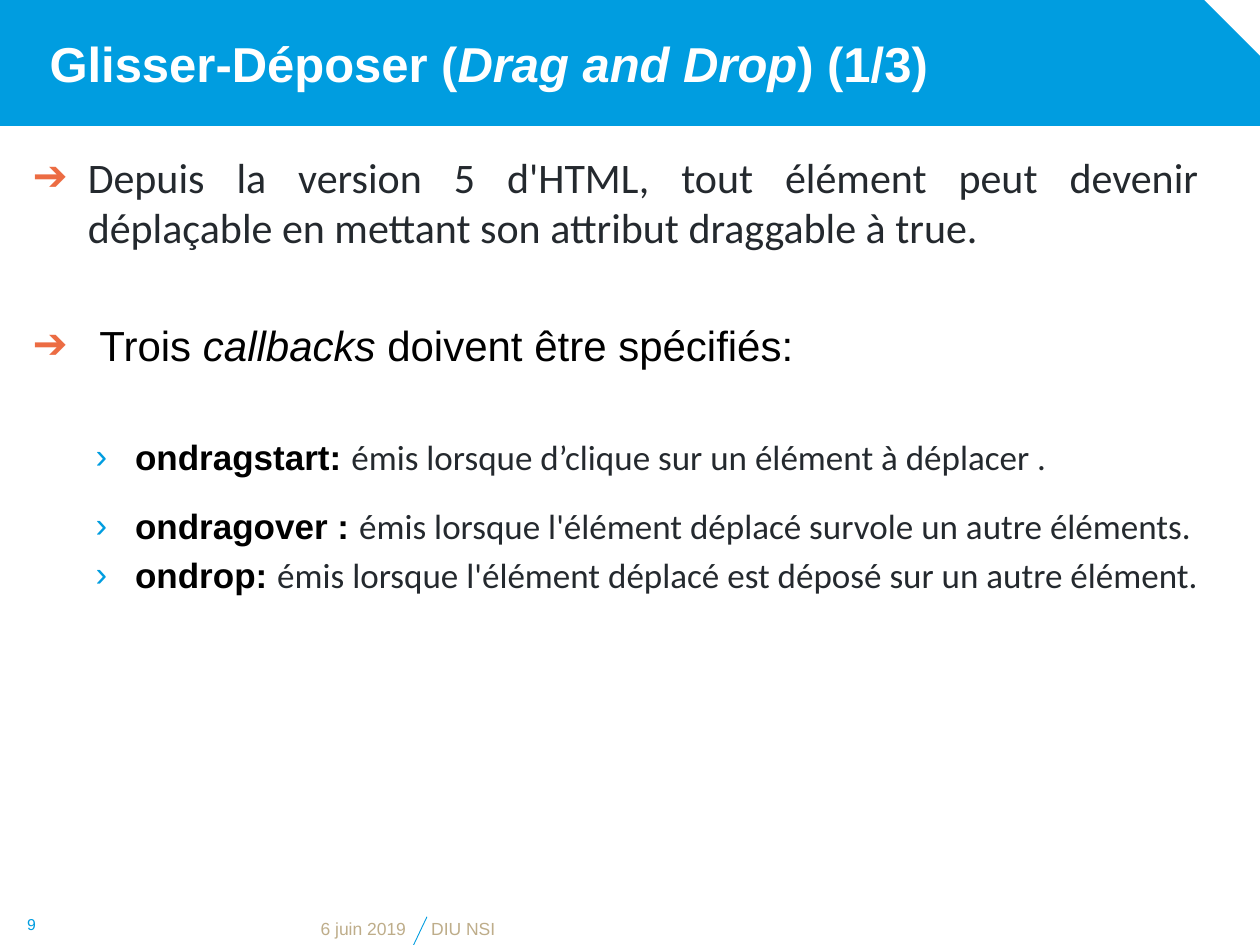
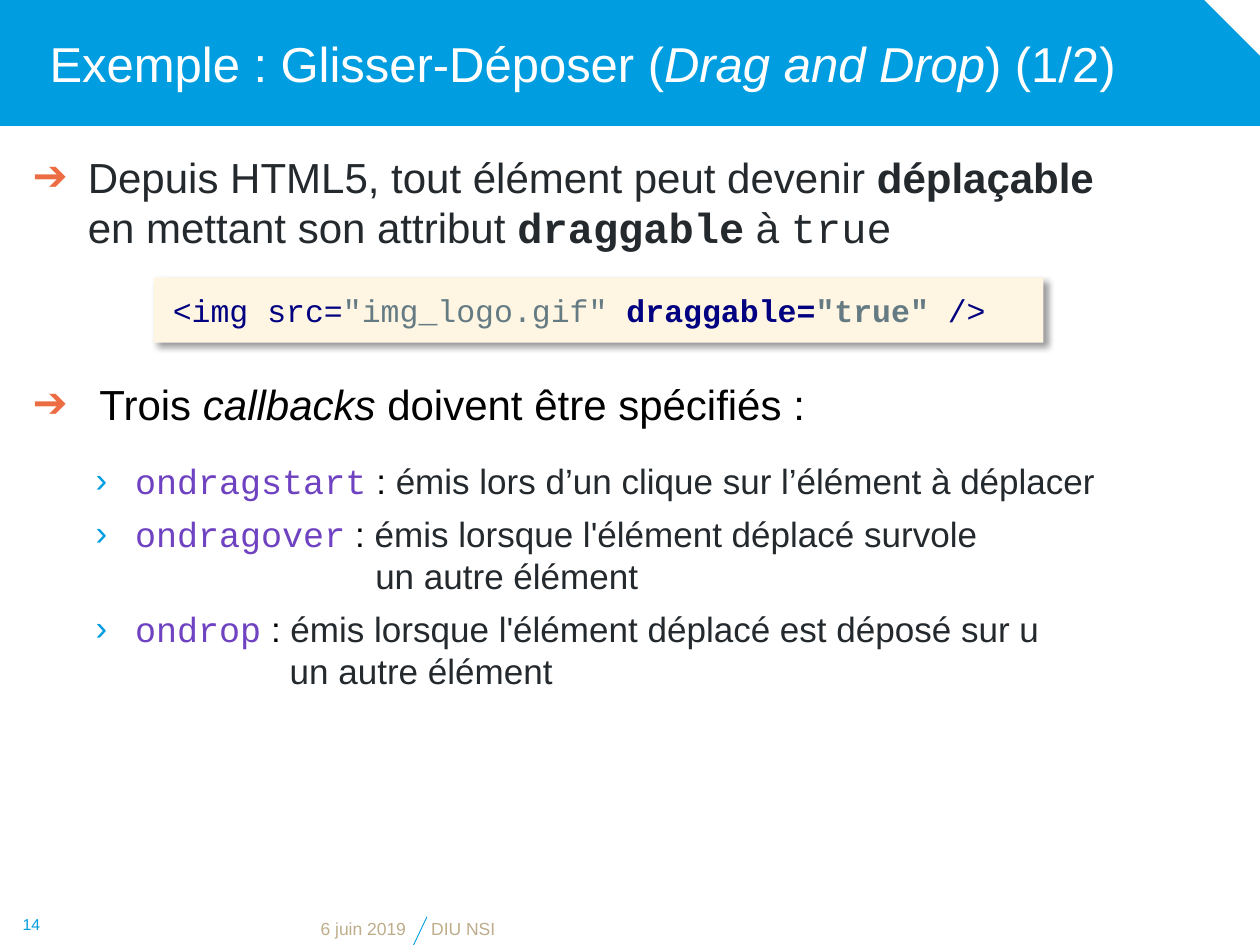
Before and after one commit to diu-uf-bordeaux/bloc1, a slide deck: slide 14 of web/4-JS/JavaScript.pptx (slide 9 before the commit). Drawn at 1260x945 pixels with LibreOffice and Linux fonts; fonts in the diff are those of the drawing; background and template pictures are left out. Boxes give left, top, right and bottom in pixels: in the first picture for what was removed or moved away, otherwise in the second. Text is boxed around its words. In the diff, an @@ line names an element or a change of style, - is before the commit and + after.

```diff
--- a/web/4-JS/JavaScript.pptx
+++ b/web/4-JS/JavaScript.pptx
@@ title at (x1=50, y1=46, x2=1116, y2=92): text changed; bold off @@
-Glisser-Déposer (Drag and Drop) (1/3)
+Exemple : Glisser-Déposer (Drag and Drop) (1/2)
@@ text at (x1=88, y1=162, x2=1094, y2=685): text changed; font Calibri to Arial @@
-➔ Depuis la version 5 d'HTML, tout élément peut devenir déplaçable en mettant son attribut draggable à true.
-➔ Trois callbacks doivent être spécifiés:
-  › ondragstart: émis lorsque d’clique sur un élément à déplacer .
-  › ondragover : émis lorsque l'élément déplacé survole un autre éléments.
-  › ondrop: émis lorsque l'élément déplacé est déposé sur un autre élément.
+➔ Depuis HTML5, tout élément peut devenir déplaçable
+  en mettant son attribut draggable à true
+➔ Trois callbacks doivent être spécifiés :
+  › ondragstart : émis lors d’un clique sur l’élément à déplacer
+  › ondragover : émis lorsque l'élément déplacé survole
+    un autre élément
+  › ondrop : émis lorsque l'élément déplacé est déposé sur u
+    un autre élément
@@ rectangle added at (x1=154, y1=277, x2=1043, y2=343), fill #FEF6E3, 18 pt, text #010080 @@
+<img src="img_logo.gif" draggable="true" />
@@ page number at (x1=23, y1=919, x2=41, y2=930): text changed @@
-9
+14
```
Also in this commit, not shown: 8 other slides changed, 5 slides added, 1 slide removed, 1 other file.
